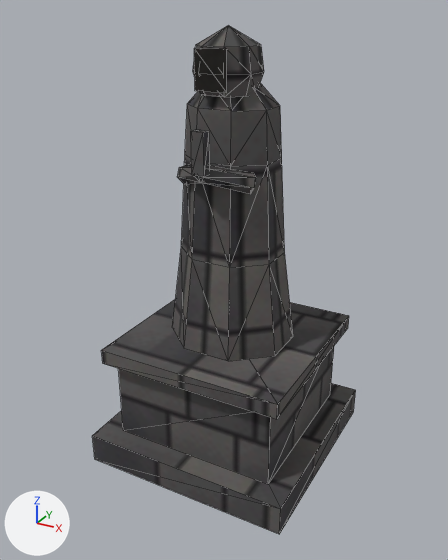
What one commit did to the OBJ model assets/models/estatua.obj.
Camera for both pictures: a 50 mm camera at (1.75, -3.3, 2.87) aimed at (-0.02, -0.08, 1.26). The axes (+X, +Y, +Z) are drawn at lower left. The lights are the same throughout. The picture after the commit comes second. Mesh edges are drawn as thin lines. Where no turn or scale is listed for an object, it has been applied to the vertices.

The older version as bpy lines, for what is in view:
```python
me_estatua = bpy.data.meshes.new('estatua')
me_estatua.from_pydata(...)  # 125 vertices, 212 faces; spans x -0.7..0.7, y -0.7..0.7, z 0.0..2.78
# faces by material slot: [210, 2]
me_estatua.materials.append(mat_mat_cripta)  # picture img_mat_cripta_png
me_estatua.materials.append(mat_mat_oscuro)  # picture img_mat_oscuro_png
ob_estatua = bpy.data.objects.new('estatua', me_estatua)
ob_estatua.location = (0.0, 0.0, 0.0)
```
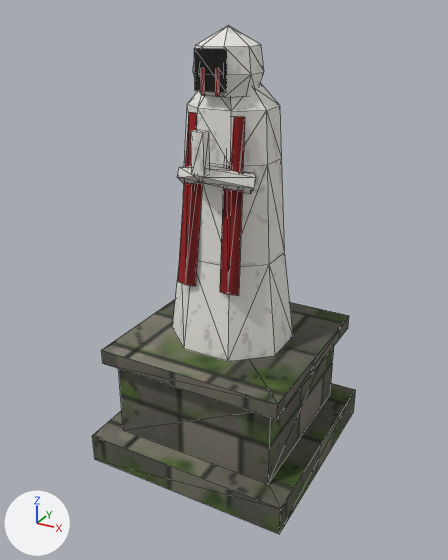
What differs and where, as boxes [x1, y1, x2, y2] in the pictures (448 x 560 px):
```json
{"part": 1, "of": "me_estatua", "change": "added", "after": [178, 68, 245, 296], "on screen": "red"}
{"part": 2, "of": "me_estatua", "change": "recoloured", "before": [92, 300, 354, 534], "after": [92, 300, 354, 534]}
{"part": 3, "of": "me_estatua", "change": "recoloured", "before": [172, 25, 293, 361], "after": [172, 25, 293, 361], "on screen": "lighter"}
```

Scene script edits in JSON lines:
```json
{"op": "add", "block": "img_mat_tela_roja_png", "code": ["img_mat_tela_roja_png = load_image('mat_tela_roja.png', '../textures/mat_tela_roja.png', 32, 32, 'sRGB')"]}
{"op": "add", "block": "img_mat_sangre_png", "code": ["img_mat_sangre_png = load_image('mat_sangre.png', '../textures/mat_sangre.png', 16, 16, 'sRGB')"]}
{"op": "add", "block": "img_mat_marmol_png", "code": ["img_mat_marmol_png = load_image('mat_marmol.png', '../textures/mat_marmol.png', 64, 64, 'sRGB')"]}
{"op": "add", "block": "img_mat_piedra_musgo_png", "code": ["img_mat_piedra_musgo_png = load_image('mat_piedra_musgo.png', '../textures/mat_piedra_musgo.png', 64, 64, 'sRGB')"]}
{"op": "add", "block": "mat_mat_tela_roja", "code": ["mat_mat_tela_roja = principled_material('mat_tela_roja')", "mat_mat_tela_roja.texture = img_mat_tela_roja_png", "mat_mat_tela_roja.roughness = 1.0"]}
{"op": "add", "block": "mat_mat_sangre", "code": ["mat_mat_sangre = principled_material('mat_sangre')", "mat_mat_sangre.texture = img_mat_sangre_png", "mat_mat_sangre.roughness = 1.0"]}
{"op": "add", "block": "mat_mat_marmol", "code": ["mat_mat_marmol = principled_material('mat_marmol')", "mat_mat_marmol.texture = img_mat_marmol_png", "mat_mat_marmol.roughness = 1.0"]}
{"op": "add", "block": "mat_mat_piedra_musgo", "code": ["mat_mat_piedra_musgo = principled_material('mat_piedra_musgo')", "mat_mat_piedra_musgo.texture = img_mat_piedra_musgo_png", "mat_mat_piedra_musgo.roughness = 1.0"]}
{"block": "me_estatua", "where": "# used by ob_estatua; location = (0.0, 0.0, 0.0)"}
{"op": "remove", "block": "me_estatua", "code": "me_estatua.from_pydata(...)  # 125 vertices, 212 faces; spans x -0.7..0.7, y -0.7..0.7, z 0.0..2.78"}
{"op": "add", "block": "me_estatua", "code": "me_estatua.from_pydata(...)  # 165 vertices, 256 faces; spans x -0.7..0.7, y -0.7..0.7, z 0.0..2.78"}
{"block": "me_estatua", "change": "me_estatua part 1"}
{"block": "me_estatua", "change": "24 vertices are added at x -0.21..0.21, y -0.34..-0.19, z 1.3..2.57"}
{"block": "me_estatua", "change": "4 new faces join them, mat_mat_sangre (picture img_mat_sangre_png)"}
{"block": "me_estatua", "change": "24 new faces join them, mat_mat_tela_roja (picture img_mat_tela_roja_png)"}
{"block": "me_estatua", "change": "me_estatua part 2: 36 faces spanning x -0.7..0.7, y -0.7..0.7, z 0.0..0.85 switch from mat_mat_cripta (picture img_mat_cripta_png) to mat_mat_piedra_musgo (picture img_mat_piedra_musgo_png)"}
{"block": "me_estatua", "change": "me_estatua part 3: 174 faces spanning x -0.39..0.39, y -0.41..0.35, z 0.85..2.78 switch from mat_mat_cripta (picture img_mat_cripta_png) to mat_mat_marmol (picture img_mat_marmol_png)"}
{"block": "me_estatua", "change": "other edits to the shape of me_estatua do not show in these pictures"}
{"op": "add", "block": "me_estatua", "code": "me_estatua.materials.append(mat_mat_sangre)  # picture img_mat_sangre_png"}
{"op": "add", "block": "me_estatua", "code": "me_estatua.materials.append(mat_mat_tela_roja)  # picture img_mat_tela_roja_png"}
```
